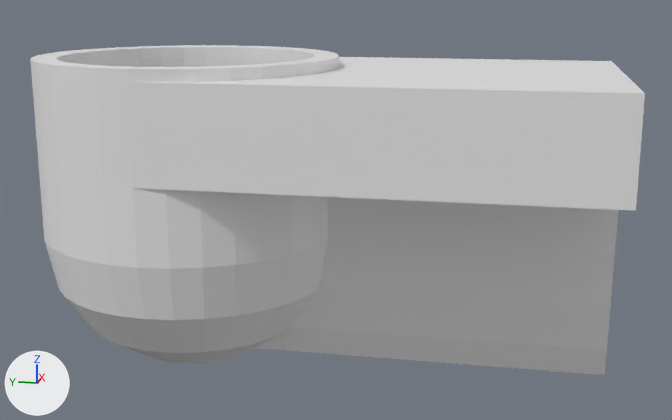
The Blender file ArtSharing/SkibidiToilet.blend: old version first, new version second.
The view is the same before and after, from a 50 mm lens placed at (-5.94, -2.19, 2.55), pointed at (0.02, -1.0, 1.06). Every picture has the same lights, and +X, +Y and +Z are marked at lower left.
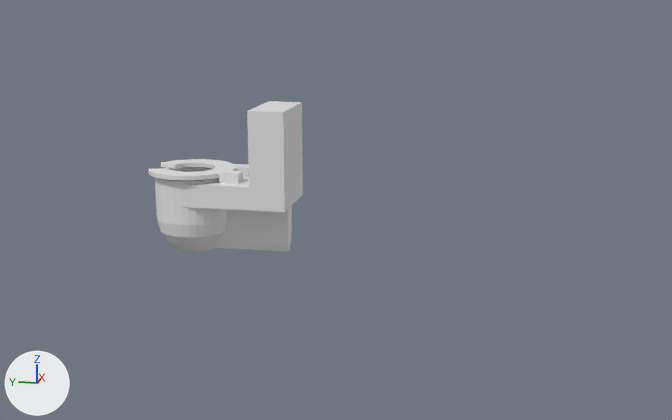
Commit message: added to the toilet

Boxes [x1, y1, x2, y2] around the edits, measured in the pictures (672 x 420 px):
'Cylinder', reshaped, rescaled (75% narrower, 54% shorter)
    before: [31, 45, 645, 375]
    after: [148, 101, 303, 253]
part 1 of me_cylinder_001, added
    after: [148, 159, 249, 183]
part 2 of me_cylinder_001, built on
    before: [110, 57, 645, 375]
    after: [171, 101, 303, 253]

Edits to the bpy script that builds the scene:
```text
Change me_cylinder_001:
    used by ob_cylinder; location = (0.0, 0.0, 1.0)
    remove me_cylinder_001.from_pydata(...)  # 394 vertices, 364 faces; spans x -1.0..1.0, y -2.81..1.0, z -1.0..1.07
    add me_cylinder_001.from_pydata(...)  # 663 vertices, 632 faces; spans x -1.16..1.16, y -2.79..1.07, z -1.0..2.94
    me_cylinder_001 part 1: a new loose piece of 156 vertices spanning x -1.16..1.16, y -1.47..1.07, z 1.0..1.25
    me_cylinder_001 part 2
    6 vertices are removed from x -0.2..0.2, y -2.81..-2.79, z -0.93..-0.09
    48 faces are deleted
    4 vertices in x -0.18..0.18, y -2.79, z -0.73..-0.44 move by (0.0, 0.92, 0.0)
    66 vertices move from x -0.44..0.44, y -2.81..0.44, z -1.0..-0.09 to x -0.57..0.57, y -2.68..0.57, z -1.0..0.39
    63 vertices are added at x -0.98..0.98, y -2.67..-1.85, z -0.93..2.94
    17 new vertices lie (0.0, 0.0, 1.94) away from vertices in x -1.0..1.0, y -2.79, z 1.0
    9 new vertices lie (0.0, 0.11, 0.0) away from vertices in x -0.38..0.38, y -2.79, z 0.39..2.94
    7 new vertices lie (0.0, 0.81, 0.0) away from vertices in x -0.38..0.38, y -2.68, z 0.39..2.94
    6 new vertices lie (0.0, 0.17, 0.0) away from vertices in x -1.0..1.0, y -2.79, z 0.39..2.94
    6 new vertices lie (0.0, 0.75, 0.0) away from vertices in x -1.0..1.0, y -2.62, z 0.39..2.94
    5 new vertices lie (0.0, 0.0, -1.94) away from vertices in x -0.38..0.38, y -1.87, z 2.94
    6 new vertices lie (0.0, 0.0, 1.94) away from vertices in x -0.98..0.98, y -1.87, z 1.0
    162 new faces join them
Change ob_cylinder:
    ob_cylinder.scale: (1.0, 1.0, 1.0) -> (0.255, 0.255, 0.255)
```
